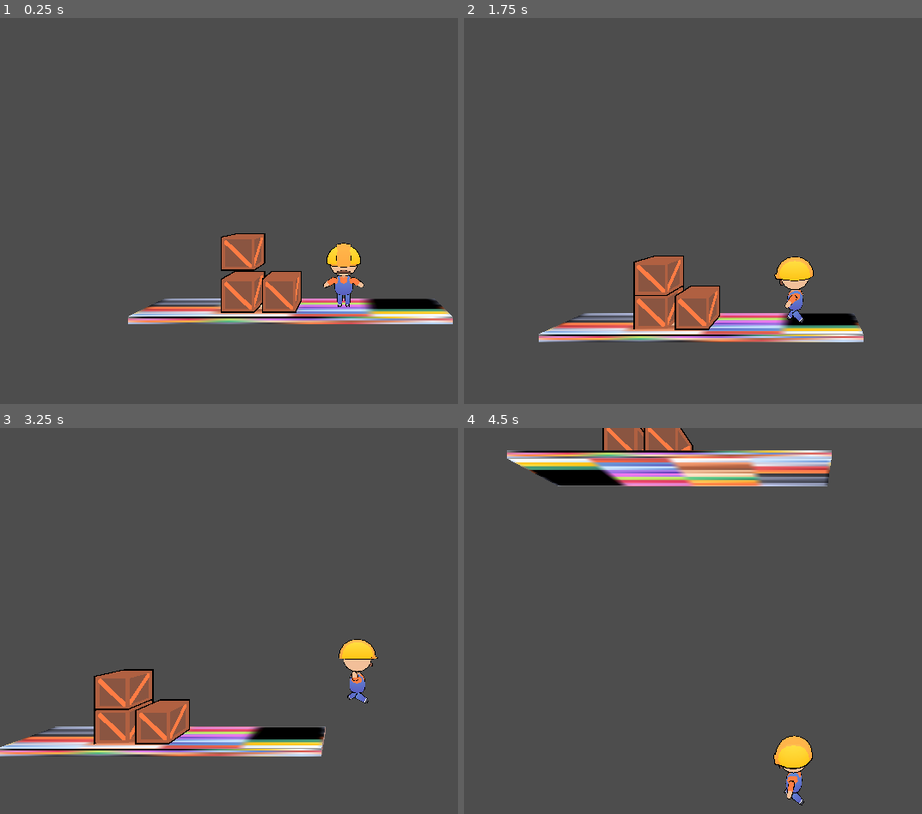
Above: before the commit, frames 1-4 (two rows, left to right).
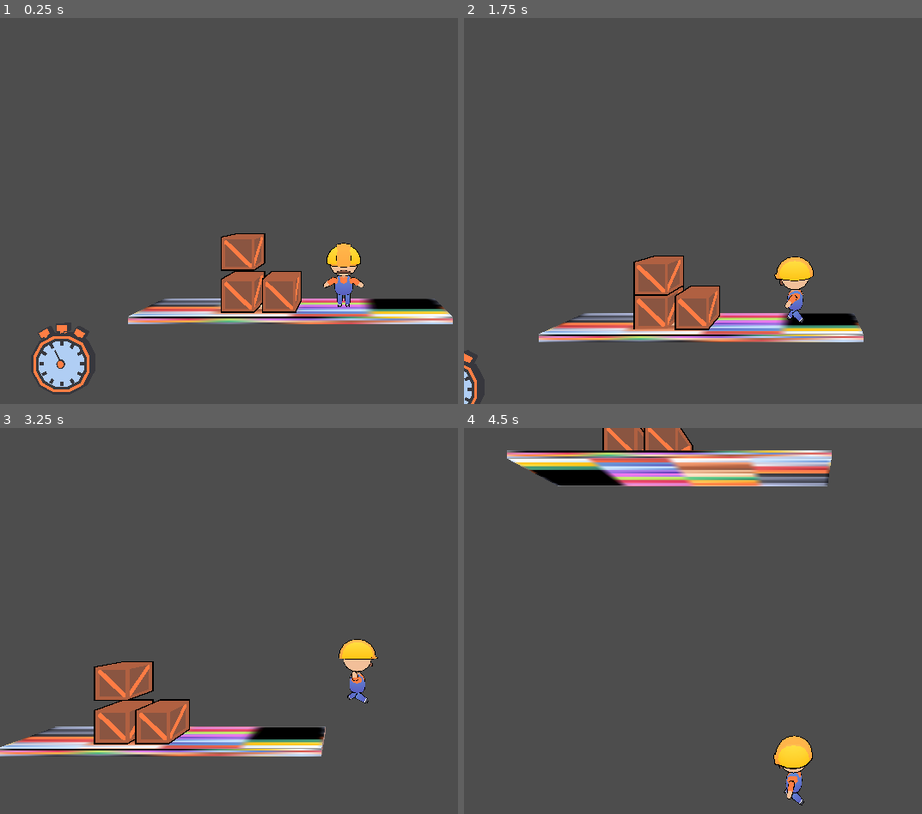
Above: after the commit, the same moments.

Repository: Pr4shantHere/Time-Loop-Source
Game: Godot game, scene res://scenes/isthismainmenu.tscn
Two runs of this game, one before a commit and one after it. Both use one fixed random seed, a clock stepped at 60 frames per second and the inputs below. The project has no main scene, so this scene is started directly.
Inputs:
- Up to frame 1 (0.25 s): no input
- Up to frame 2 (1.75 s): hold Right (Right) 0.53-1.28 s; tap Space (Jump) at 0.77, 1.52 s; hold Left (Left) from 1.28 s (still down)
- Up to frame 3 (3.25 s): release Left (Left) at 2.03 s; hold Right (Right) from 2.03 s (still down); tap Space (Jump) at 3.02 s
- Up to frame 4 (4.5 s): release Right (Right) at 3.53 s; hold Left (Left) from 3.53 s (still down); tap Space (Jump) at 3.77 s

The runs differ from the first frame. In frame 1, 1.2% of the frame differs, in the area x 7-58%, y 56-97%; in frame 2, 0.2%; in frame 3, 1.1%; in frame 4, nothing differs.

Commit message:
Added the stopwatch and its animations
I do everything besides getting the main shit done lmao

Diff:
--- a/scenes/isthismainmenu.tscn
+++ b/scenes/isthismainmenu.tscn
@@ -10,7 +10,7 @@
 [node name="Root" instance=ExtResource("1_wnsjo")]
 
 [node name="LoopTimer" parent="." index="0"]
-wait_time = 10.0
+wait_time = 0.001
 autostart = true
 
 [node name="Level" type="Node3D" parent="." index="1"]
@@ -52,9 +52,10 @@
 
 [node name="Character" parent="." index="2" instance=ExtResource("4_njarr")]
 transform = Transform3D(1, 0, 0, 0, 1, 0, 0, 0, 1, 0, 1.22327, 0)
-SPEED = 400
-JUMPSPEED = 850
-COYOTETIMER = 0.02
+LOOPTIMER = 3
 
 [node name="Camera" parent="." index="3" instance=ExtResource("5_15owt")]
 script = ExtResource("6_t6in1")
+
+[node name="stopwatch" parent="." index="4"]
+transform = Transform3D(1, 0, 0, 0, 1, 0, 0, 0, 1, -10.5, 0.2, 5.5)
--- a/scenes/root.tscn
+++ b/scenes/root.tscn
@@ -1,10 +1,133 @@
-[gd_scene load_steps=2 format=3 uid="uid://c70cn6y48w07a"]
+[gd_scene load_steps=11 format=3 uid="uid://c70cn6y48w07a"]
 
 [ext_resource type="Script" uid="uid://dj0nrpothuktk" path="res://scripts/global.gd" id="1_j5px3"]
+[ext_resource type="PackedScene" uid="uid://buisfdxkkfds7" path="res://assets/stopwatch.glb" id="2_lrqlo"]
+[ext_resource type="PackedScene" uid="uid://c32bnblx2j02c" path="res://assets/hand_stopw.glb" id="3_sqa0i"]
+
+[sub_resource type="Animation" id="Animation_lrqlo"]
+resource_name = "bob"
+loop_mode = 1
+tracks/0/type = "value"
+tracks/0/imported = false
+tracks/0/enabled = true
+tracks/0/path = NodePath(".:scale")
+tracks/0/interp = 1
+tracks/0/loop_wrap = true
+tracks/0/keys = {
+"times": PackedFloat32Array(0, 0.5, 1),
+"transitions": PackedFloat32Array(1, 1, 1),
+"update": 0,
+"values": [Vector3(1, 1, 1), Vector3(1.1, 1.1, 1.1), Vector3(1, 1, 1)]
+}
+
+[sub_resource type="Animation" id="Animation_sqa0i"]
+length = 0.001
+tracks/0/type = "value"
+tracks/0/imported = false
+tracks/0/enabled = true
+tracks/0/path = NodePath(".:scale")
+tracks/0/interp = 1
+tracks/0/loop_wrap = true
+tracks/0/keys = {
+"times": PackedFloat32Array(0),
+"transitions": PackedFloat32Array(1),
+"update": 0,
+"values": [Vector3(1.1, 1.1, 1.1)]
+}
+tracks/1/type = "value"
+tracks/1/imported = false
+tracks/1/enabled = true
+tracks/1/path = NodePath("hand_stopw:rotation")
+tracks/1/interp = 1
+tracks/1/loop_wrap = true
+tracks/1/keys = {
+"times": PackedFloat32Array(0),
+"transitions": PackedFloat32Array(1),
+"update": 0,
+"values": [Vector3(0, 0, 0)]
+}
+
+[sub_resource type="Animation" id="Animation_jh1ax"]
+resource_name = "hand"
+tracks/0/type = "value"
+tracks/0/imported = false
+tracks/0/enabled = true
+tracks/0/path = NodePath("hand_stopw:rotation")
+tracks/0/interp = 1
+tracks/0/loop_wrap = true
+tracks/0/keys = {
+"times": PackedFloat32Array(0, 0.33, 0.66, 0.99),
+"transitions": PackedFloat32Array(1, 1, 1, 1),
+"update": 0,
+"values": [Vector3(0, 0, 0), Vector3(0, 0, 2.0944), Vector3(0, 0, 4.18879), Vector3(0, 0, 6.28319)]
+}
+
+[sub_resource type="AnimationLibrary" id="AnimationLibrary_kycxp"]
+_data = {
+&"RESET": SubResource("Animation_sqa0i"),
+&"bob": SubResource("Animation_lrqlo"),
+&"hand": SubResource("Animation_jh1ax")
+}
+
+[sub_resource type="Animation" id="Animation_kycxp"]
+resource_name = "BOB"
+loop_mode = 1
+tracks/0/type = "value"
+tracks/0/imported = false
+tracks/0/enabled = true
+tracks/0/path = NodePath("stopwatch:scale")
+tracks/0/interp = 1
+tracks/0/loop_wrap = true
+tracks/0/keys = {
+"times": PackedFloat32Array(0, 0.5, 1),
+"transitions": PackedFloat32Array(1, 1, 1),
+"update": 0,
+"values": [Vector3(0.5, 0.5, 0.5), Vector3(0.6, 0.6, 0.6), Vector3(0.5, 0.5, 0.5)]
+}
+
+[sub_resource type="Animation" id="Animation_j287u"]
+length = 0.001
+tracks/0/type = "value"
+tracks/0/imported = false
+tracks/0/enabled = true
+tracks/0/path = NodePath("stopwatch:scale")
+tracks/0/interp = 1
+tracks/0/loop_wrap = true
+tracks/0/keys = {
+"times": PackedFloat32Array(0),
+"transitions": PackedFloat32Array(1),
+"update": 0,
+"values": [Vector3(1, 1, 1)]
+}
+
+[sub_resource type="AnimationLibrary" id="AnimationLibrary_5sfjl"]
+_data = {
+&"BOB": SubResource("Animation_kycxp"),
+&"RESET": SubResource("Animation_j287u")
+}
 
 [node name="Root" type="Node3D"]
 script = ExtResource("1_j5px3")
 
 [node name="LoopTimer" type="Timer" parent="."]
+wait_time = 5.0
+
+[node name="stopwatch" type="Node3D" parent="."]
+transform = Transform3D(0.984808, 0, 0.173648, 0, 1, 0, -0.173648, 0, 0.984808, -10.5, 0.2, 5.5)
+
+[node name="stopwatch" parent="stopwatch" instance=ExtResource("2_lrqlo")]
+
+[node name="hand_stopw" parent="stopwatch" instance=ExtResource("3_sqa0i")]
+
+[node name="Hand" type="AnimationPlayer" parent="stopwatch"]
+libraries = {
+&"": SubResource("AnimationLibrary_kycxp")
+}
+
+[node name="BOB" type="AnimationPlayer" parent="."]
+libraries = {
+&"": SubResource("AnimationLibrary_5sfjl")
+}
+autoplay = "BOB"
 
 [connection signal="timeout" from="LoopTimer" to="." method="_on_loop_timer_timeout"]
--- a/scripts/character.gd
+++ b/scripts/character.gd
@@ -1,8 +1,10 @@
 extends RigidBody3D
 
-@export var SPEED = 300
-@export var JUMPSPEED = 500
-@export var COYOTETIMER = 0.1
+@export var SPEED = 400
+@export var JUMPSPEED = 850
+@export var COYOTETIMER = 0.02
+
+@export var LOOPTIMER = 15
 
 var dir : int = 0
 var canJump : bool
@@ -79,6 +81,9 @@
 		canCoyoteJump = true
 		$CoyoteTimer.start()
 
+	get_owner().get_node("LoopTimer").wait_time = LOOPTIMER
+	get_owner().get_node("stopwatch/Hand").speed_scale = 1 / float(LOOPTIMER)
+
 
 func _input(event: InputEvent) -> void:
 	if jumpInputCheck == true or canCoyoteJump == true:
--- a/scripts/global.gd
+++ b/scripts/global.gd
@@ -7,10 +7,16 @@
 		$LoopTimer.start()
 		reset = false
 
+	if $LoopTimer.time_left > 5:
+		$BOB.speed_scale = 1
+	elif $LoopTimer.time_left <= 5 and $LoopTimer.time_left > 2:
+		$BOB.speed_scale = lerpf($BOB.speed_scale, 3, 1)
+	elif $LoopTimer.time_left <= 2 and $LoopTimer.time_left > 0.5:
+		$BOB.speed_scale = lerpf($BOB.speed_scale, 5, 1)
+	else:
+		$BOB.speed_scale = lerpf($BOB.speed_scale, 7, 1)
 
-func _on_timer_timeout() -> void:
-	reset = true
-
+	$stopwatch/Hand.play("hand")
 
 func _on_loop_timer_timeout() -> void:
 	reset = true
Binary file added: assets/OUT_stopwatch.glb
Not shown, added: assets/OUT_stopwatch.glb.import
Binary file added: assets/OUT_stopwatch_BEST COLOR PALETTE (Blurred).png
Not shown, added: assets/OUT_stopwatch_BEST COLOR PALETTE (Blurred).png.import
Binary file added: assets/hand_stopw.glb
Not shown, added: assets/hand_stopw.glb.import
Binary file added: assets/hand_stopw_BEST COLOR PALETTE (Blurred).png
Not shown, added: assets/hand_stopw_BEST COLOR PALETTE (Blurred).png.import
Binary file added: assets/stopwatch.glb
Not shown, added: assets/stopwatch.glb.import
Binary file added: assets/stopwatch_BEST COLOR PALETTE (Blurred).png
Not shown, added: assets/stopwatch_BEST COLOR PALETTE (Blurred).png.import
(and 5 more such lines)
